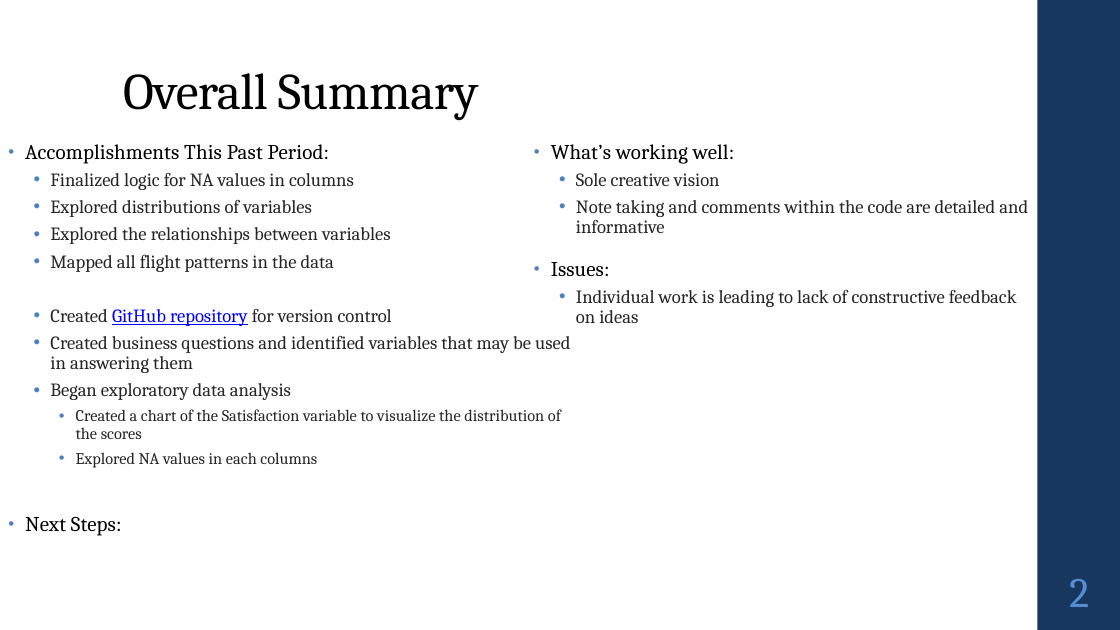
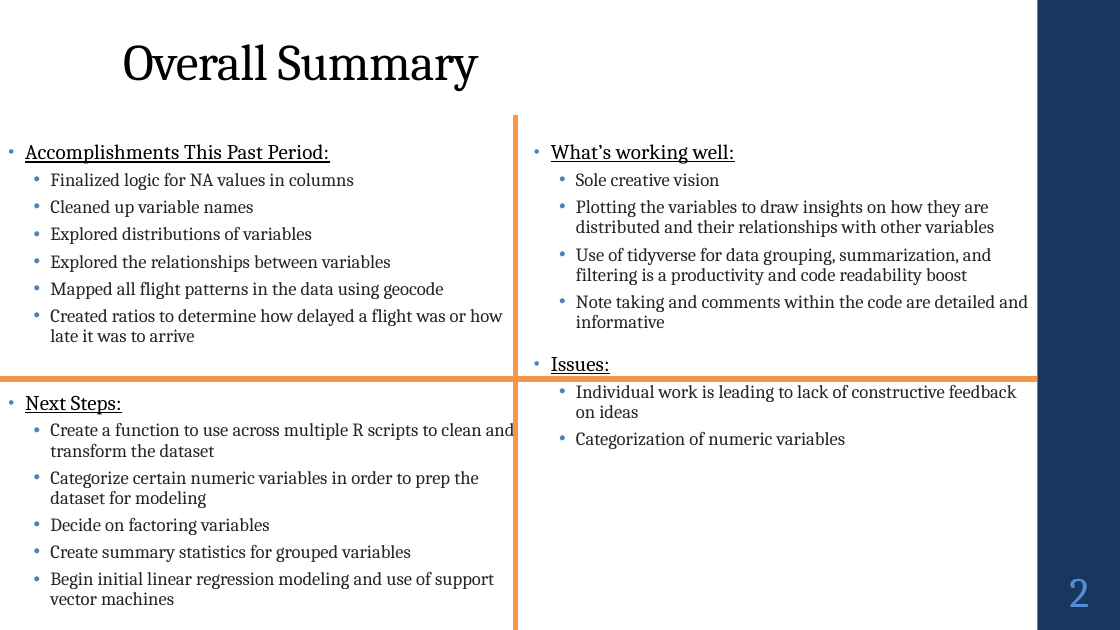
Before and after one commit to Alec-Schneider/FlightSurveyProject, a slide deck: slide 2 of Alec_Schneider_Project 2.pptx. Drawn at 1120x630 pixels with LibreOffice and Linux fonts; fonts in the diff are those of the drawing. Boxes give left, top, right and bottom in pixels: in the first picture for what was removed or moved away, otherwise in the second. Text is boxed around its words. In the diff, an @@ line names an element or a change of style, - is before the commit and + after.

Commit message:
Finalized Update 2 & Continued EDA & Data Transformation

```diff
--- a/Alec_Schneider_Project 2.pptx
+++ b/Alec_Schneider_Project 2.pptx
@@ title "Overall Summary" at <box>123,44,479,91</box>: vertical alignment bottom to middle @@
@@ line added from (516, 115) to (516, 630), #F79646 4.5 pt @@
@@ text at <box>25,144,329,415</box>: underline on in "Accomplishments This Past Period:", "Next Steps:" @@
@@ text at <box>551,144,735,374</box>: underline on in "What’s working well:", "Issues:" @@
@@ text at <box>50,200,254,217</box>: paragraph added @@
+  • Cleaned up variable names
@@ text at <box>576,200,995,285</box>: paragraphs added @@
+  • Plotting the variables to draw insights on how they are distributed and their relationships with other variables
+  • Use of tidyverse for data grouping, summarization, and filtering is a productivity and code readability boost
@@ text at <box>50,282,503,342</box>: text changed @@
-  • Mapped all flight patterns in the data
-  • Created GitHub repository for version control
-  • Created business questions and identified variables that may be used in answering them
-  • Began exploratory data analysis
-    • Created a chart of the Satisfaction variable to visualize the distribution of the scores
-    • Explored NA values in each columns
+  • Mapped all flight patterns in the data using geocode
+  • Created ratios to determine how delayed a flight was or how late it was to arrive
@@ line added from (1038, 379) to (0, 379), #F79646 4.5 pt @@
@@ text at <box>50,419,515,605</box>: paragraphs added @@
+  • Create a function to use across multiple R scripts to clean and transform the dataset
+  • Categorize certain numeric variables in order to prep the dataset for modeling
+  • Decide on factoring variables
+  • Create summary statistics for grouped variables
+  • Begin initial linear regression modeling and use of support vector machines
@@ text at <box>576,432,846,449</box>: paragraph added @@
+  • Categorization of numeric variables
```
Also in this commit, not shown: 3 other slides changed, 3 slides added, 8 other files.
